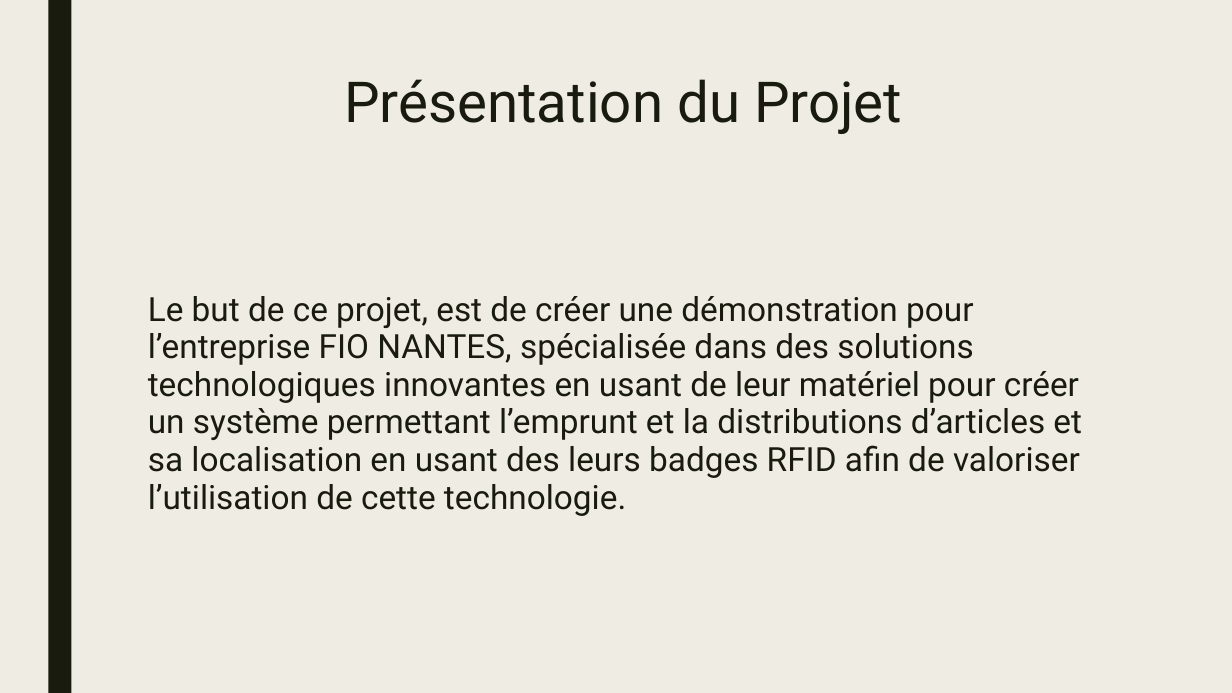
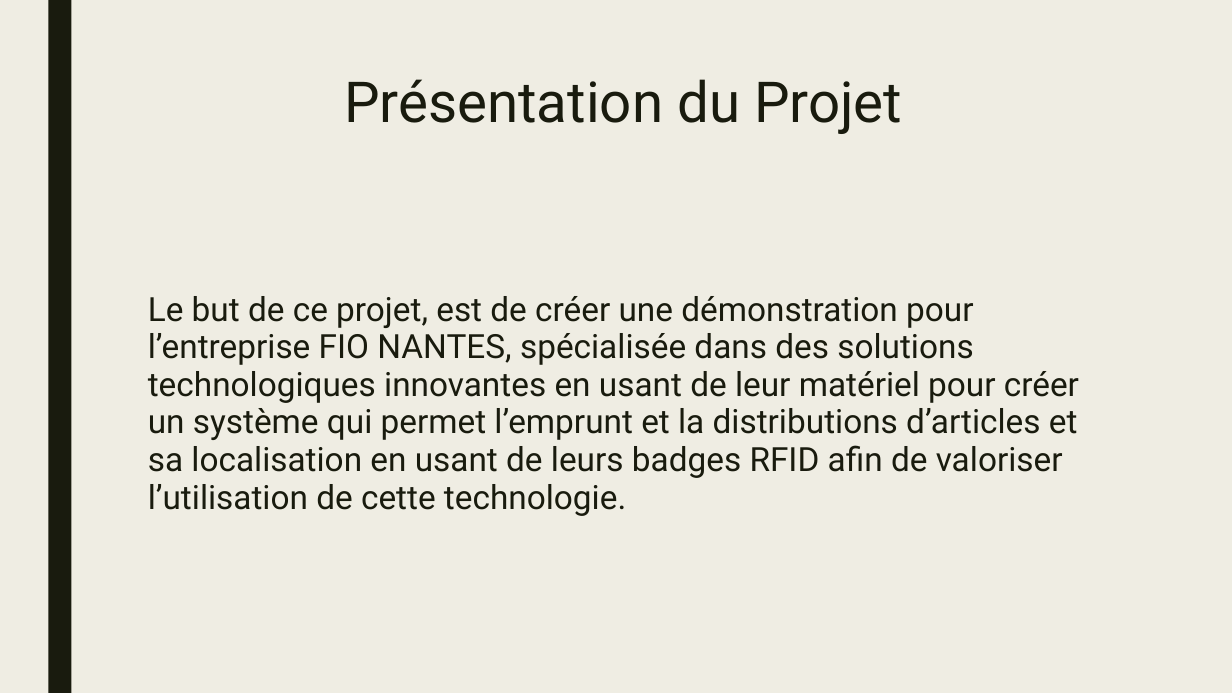
Before and after one commit to Wyrrain/Projet_Bts, a slide deck: slide 2 of Revue n1/powerpoint_Maxime.pptx. Drawn at 1232x693 pixels with LibreOffice and Linux fonts; fonts in the diff are those of the drawing. Boxes give left, top, right and bottom in pixels: in the first picture for what was removed or moved away, otherwise in the second. Text is boxed around its words. In the diff, an @@ line names an element or a change of style, - is before the commit and + after.

```diff
--- a/Revue n1/powerpoint_Maxime.pptx
+++ b/Revue n1/powerpoint_Maxime.pptx
@@ text at [148,296,1079,516]: text changed @@
-Le but de ce projet, est de créer une démonstration pour l’entreprise FIO NANTES, spécialisée dans des solutions technologiques innovantes en usant de leur matériel pour créer un système permettant l’emprunt et la distributions d’articles et sa localisation en usant des leurs badges RFID afin de valoriser l’utilisation de cette technologie.
+Le but de ce projet, est de créer une démonstration pour l’entreprise FIO NANTES, spécialisée dans des solutions technologiques innovantes en usant de leur matériel pour créer un système qui permet l’emprunt et la distributions d’articles et sa localisation en usant de leurs badges RFID afin de valoriser l’utilisation de cette technologie.
```
Also in this commit, not shown: 4 other files.
